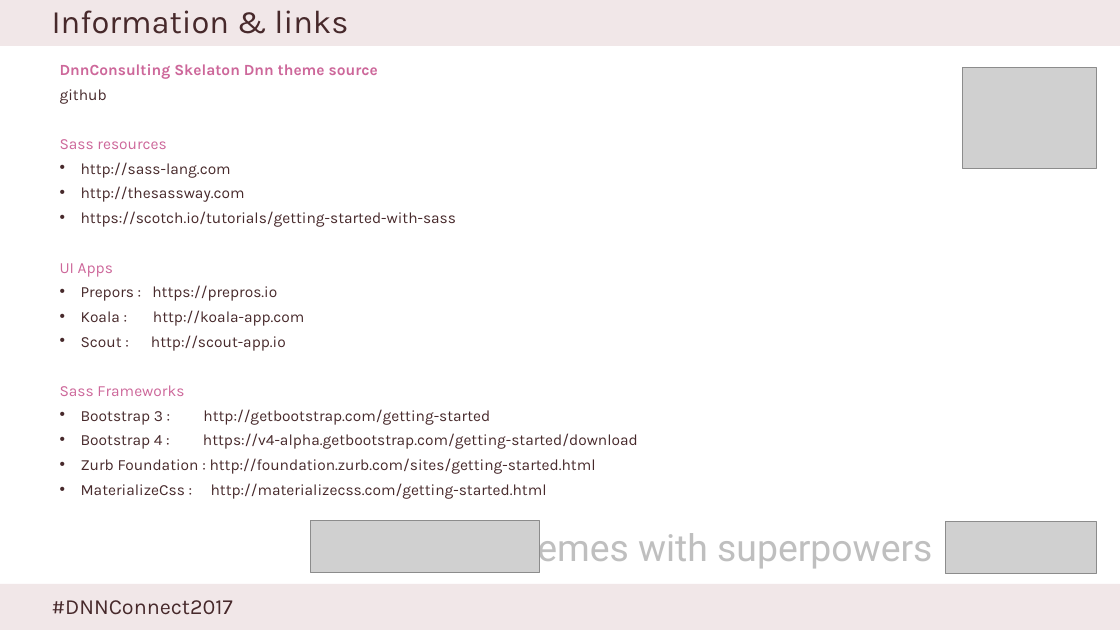
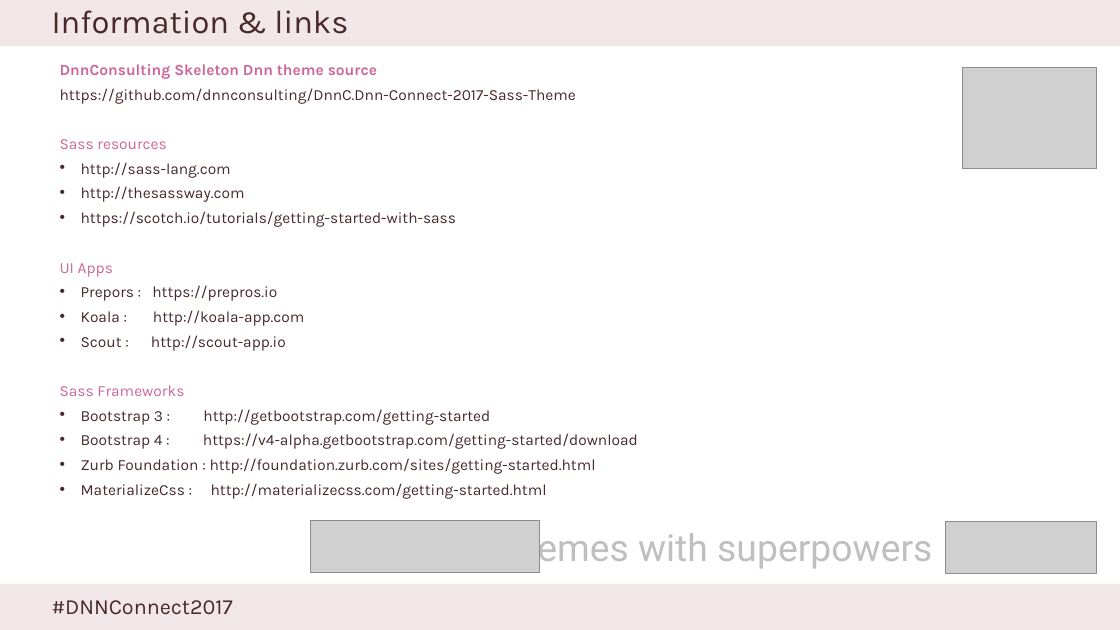
Before and after one commit to dnnconsulting/DnnC.Dnn-Connect-2017-Sass-Theme, a slide deck: slide 22 of Presentation/Simple theme creation using Sass.pptx (slide 21 before the commit). Drawn at 1120x630 pixels with LibreOffice and Linux fonts; fonts in the diff are those of the drawing; grey boxes stand for pictures; background and template pictures are left out. Boxes give left, top, right and bottom in pixels: in the first picture for what was removed or moved away, otherwise in the second. Text is boxed around its words. In the diff, an @@ line names an element or a change of style, - is before the commit and + after.

```diff
--- a/Presentation/Simple theme creation using Sass.pptx
+++ b/Presentation/Simple theme creation using Sass.pptx
@@ text at (60,64,576,104): text changed; text colour #CD679A to #47292B; bold off @@
-DnnConsulting Skelaton Dnn theme source
-github
+DnnConsulting Skeleton Dnn theme source
+https://github.com/dnnconsulting/DnnC.Dnn-Connect-2017-Sass-Theme
```
Also in this commit, not shown: 5 other slides changed, 1 slide added.
